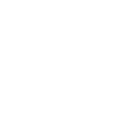
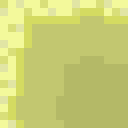
Layer changes from the first 128x128 image to the second:
added layer "Path Turn" above "Path turn bottom" over [0, 0, 128, 128]
added layer "Path right" above "Path" over [0, 0, 128, 128]
hid "Path", painted on it over [0, 0, 128, 128]
